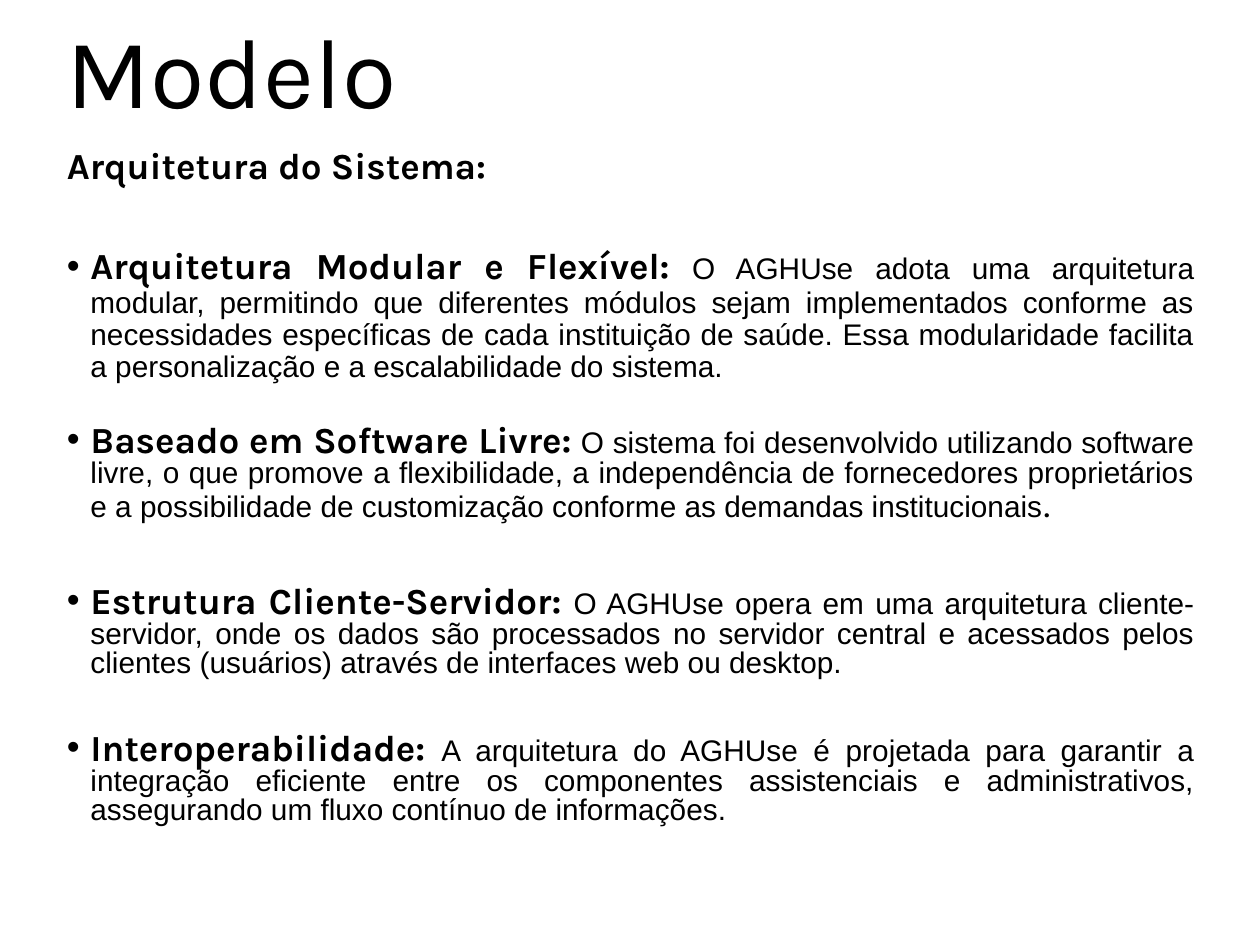
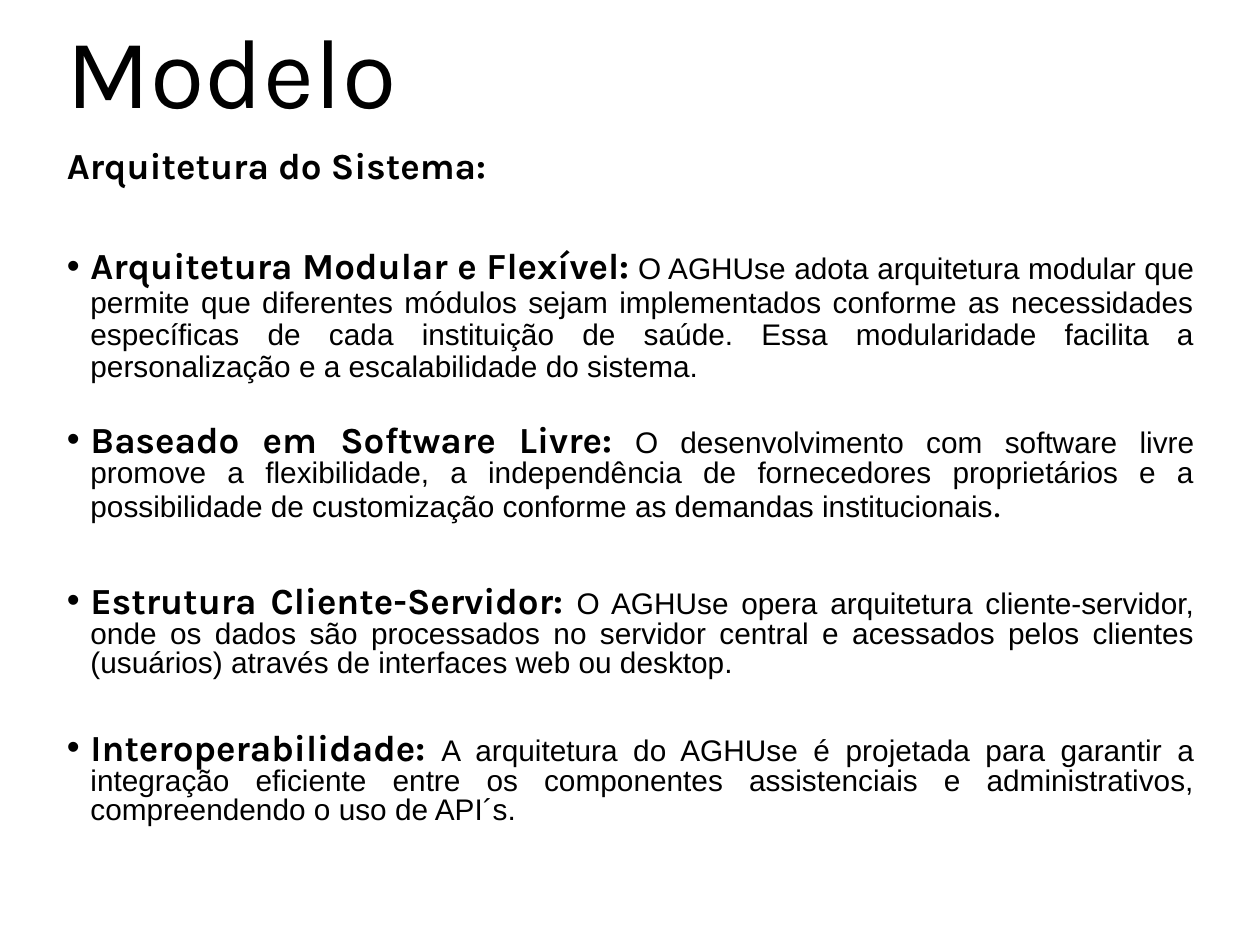
Before and after one commit to ProjetosALVF/ALVF_ProspeccaoGestao_TI, a slide deck: slide 41 of ALVF_AnalisePropostas_TI_DiretoriaExecutiva_Fev_2025/Apresentação_ProspecçãoSistema_Core_ALVF.pptx. Drawn at 1260x945 pixels with LibreOffice and Linux fonts; fonts in the diff are those of the drawing. Boxes give left, top, right and bottom in pixels: in the first picture for what was removed or moved away, otherwise in the second. Text is boxed around its words. In the diff, an @@ line names an element or a change of style, - is before the commit and + after.

```diff
--- a/ALVF_AnalisePropostas_TI_DiretoriaExecutiva_Fev_2025/Apresentação_ProspecçãoSistema_Core_ALVF.pptx
+++ b/ALVF_AnalisePropostas_TI_DiretoriaExecutiva_Fev_2025/Apresentação_ProspecçãoSistema_Core_ALVF.pptx
@@ text at <box>90,250,1195,825</box>: text changed @@
-• Arquitetura Modular e Flexível: O AGHUse adota uma arquitetura modular, permitindo que diferentes módulos sejam implementados conforme as necessidades específicas de cada instituição de saúde. Essa modularidade facilita a personalização e a escalabilidade do sistema.
-• Baseado em Software Livre: O sistema foi desenvolvido utilizando software livre, o que promove a flexibilidade, a independência de fornecedores proprietários e a possibilidade de customização conforme as demandas institucionais.
-• Estrutura Cliente-Servidor: O AGHUse opera em uma arquitetura cliente-servidor, onde os dados são processados no servidor central e acessados pelos clientes (usuários) através de interfaces web ou desktop.
-• Interoperabilidade: A arquitetura do AGHUse é projetada para garantir a integração eficiente entre os componentes assistenciais e administrativos, assegurando um fluxo contínuo de informações.
+• Arquitetura Modular e Flexível: O AGHUse adota arquitetura modular que permite que diferentes módulos sejam implementados conforme as necessidades específicas de cada instituição de saúde. Essa modularidade facilita a personalização e a escalabilidade do sistema.
+• Baseado em Software Livre: O desenvolvimento com software livre promove a flexibilidade, a independência de fornecedores proprietários e a possibilidade de customização conforme as demandas institucionais.
+• Estrutura Cliente-Servidor: O AGHUse opera arquitetura cliente-servidor, onde os dados são processados no servidor central e acessados pelos clientes (usuários) através de interfaces web ou desktop.
+• Interoperabilidade: A arquitetura do AGHUse é projetada para garantir a integração eficiente entre os componentes assistenciais e administrativos, compreendendo o uso de API´s.
```
Also in this commit, not shown: 4 other slides changed, 4 slides added.
